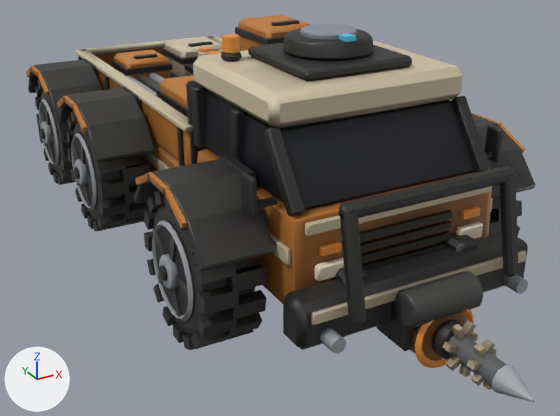
What one commit did to the glTF model assets/vehicles/ex_rover_3.glb.
Rendered twice from a 50 mm camera at (-4.34, -8.86, 4.51) aimed at (-0.09, -1.13, 0.65). The axes (+X, +Y, +Z) are drawn at lower left. The lights are the same throughout. The first picture is the older version. Where no turn or scale is listed for an object, it has been applied to the vertices. Vertices at exactly the same position are counted once.

Before the edit, the objects in view are built like this:
```python
me_mesh_0 = bpy.data.meshes.new('Mesh_0')
me_mesh_0.from_pydata(...)  # 5234 vertices, 9672 faces; spans x 0.0..4.14, y -7.99..0.0, z 0.96..3.8
# faces by material slot: [5864, 552, 1748, 796, 80, 88, 544]
me_mesh_0.materials.append(mat_dark)
me_mesh_0.materials.append(mat_chrome)
me_mesh_0.materials.append(mat_trim)
me_mesh_0.materials.append(mat_hull)
me_mesh_0.materials.append(mat_glass)
me_mesh_0.materials.append(mat_lamp)
me_mesh_0.materials.append(mat_glow)
me_mesh_3 = bpy.data.meshes.new('Mesh_3')
me_mesh_3.from_pydata(...)  # 716 vertices, 1264 faces; spans x 1.63..2.39, y -4.57..-2.96, z 0.0..1.62
# faces by material slot: [668, 312, 284]
me_mesh_3.materials.append(mat_tire)
me_mesh_3.materials.append(mat_dark)
me_mesh_3.materials.append(mat_chrome)
me_mesh_7 = bpy.data.meshes.new('Mesh_7')
me_mesh_7.from_pydata(...)  # 716 vertices, 1264 faces; spans x 1.63..2.39, y -4.57..-2.96, z 0.0..1.62
# faces by material slot: [668, 312, 284]
me_mesh_7.materials.append(mat_tire)
me_mesh_7.materials.append(mat_dark)
me_mesh_7.materials.append(mat_chrome)
ob_mesh_0 = bpy.data.objects.new('Mesh_0', me_mesh_0)
ob_mesh_0.location = (-2.07, 3.766, -0.808)
ob_mesh_3 = bpy.data.objects.new('Mesh_3', me_mesh_3)
ob_mesh_3.location = (-3.714, 1.466, -0.001)
ob_mesh_7 = bpy.data.objects.new('Mesh_7', me_mesh_7)
ob_mesh_7.location = (-3.714, 6.526, -0.001)
# also in view: 'Mesh_5' at (-1.7, 0.86, 0.81); 'Mesh_1' at (0.01, -4.73, 0.51)
```
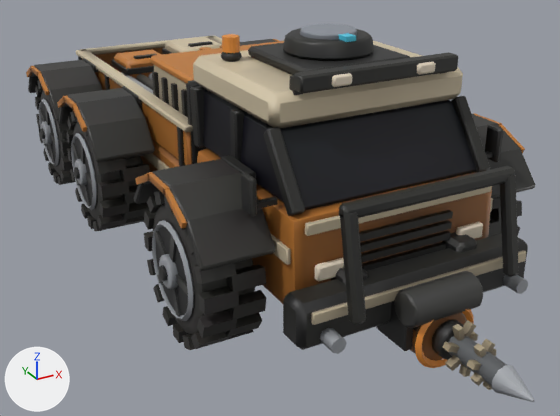
Changed parts and their boxes [x1, y1, x2, y2] in the pictures (560 x 416 px):
'Mesh_0', reshaped
    before: [26, 15, 535, 368]
    after: [26, 24, 535, 368]
part 1 of me_mesh_0, added
    after: [289, 75, 302, 95]
part 2 of me_mesh_0, added
    after: [152, 72, 160, 99]
part 3 of me_mesh_0, added
    after: [161, 77, 169, 105]
part 4 of me_mesh_0, added
    after: [171, 83, 179, 111]
part 5 of me_mesh_0, added
    after: [181, 89, 188, 117]
part 6 of me_mesh_0, rebuilt (not visible before)
    after: [154, 65, 186, 113]
part 7 of me_mesh_0, added
    after: [294, 52, 458, 94]
part 8 of me_mesh_0, added (orange)
    after: [150, 41, 284, 84]
part 9 of me_mesh_0, added
    after: [417, 62, 435, 75]
part 10 of me_mesh_0, added
    after: [332, 73, 352, 87]
part 11 of me_mesh_0, deleted
    before: [156, 15, 481, 256]
part 12 of me_mesh_0, recoloured
    both: [139, 29, 463, 122]
part 13 of me_mesh_0, recoloured
    before: [199, 47, 222, 55]
    after: [199, 47, 222, 50]

What the commit changed:
me_mesh_0 is used by ob_mesh_0; location (-2.07, 3.766, -0.808).
me_mesh_0 had 5234 vertices, 9672 faces and spanned x 0.0..4.14, y -7.99..0.0, z 0.96..3.8.
me_mesh_0 now has 5330 vertices, 9836 faces and spans x 0.0..4.14, y -7.99..0.0, z 0.96..3.8.
me_mesh_0 part 1: a new loose piece, a box spanning x 1.179..1.271, y -6.63..-6.538, z 3.417..3.578, in mat_dark.
me_mesh_0 part 2: a new loose piece, a box spanning x 1.012..1.07, y -3.352..-3.272, z 2.148..2.93, in mat_dark.
me_mesh_0 part 3: a new loose piece, a box spanning x 1.012..1.07, y -3.678..-3.598, z 2.148..2.93, in mat_dark.
me_mesh_0 part 4: a new loose piece, a box spanning x 1.012..1.07, y -4.004..-3.923, z 2.148..2.93, in mat_dark.
me_mesh_0 part 5: a new loose piece, a box spanning x 1.012..1.07, y -4.33..-4.249, z 2.148..2.93, in mat_dark.
me_mesh_0 part 6: the loose piece of 24 vertices spanning x 2.09..3.01, y -4.43..-3.17, z 2.13..2.94 is rebuilt with 32 vertices and now spans x 1.06..3.08, y -4.46..-3.14, z 2.1..3.08.
me_mesh_0 part 7: a new loose piece of 32 vertices spanning x 1.16..2.98, y -6.78..-6.62, z 3.46..3.62, in mat_dark.
me_mesh_0 part 8: a new loose piece of 32 vertices spanning x 1.04..3.1, y -4.48..-3.12, z 3.0..3.11, in mat_hull.
me_mesh_0 part 9: a new loose piece of 24 vertices spanning x 2.45..2.66, y -6.82..-6.74, z 3.49..3.6, in mat_lamp.
me_mesh_0 part 10: a new loose piece of 24 vertices spanning x 1.48..1.69, y -6.82..-6.74, z 3.49..3.6, in mat_lamp.
me_mesh_0 part 11: 10 loose pieces with 160 vertices, spanning x 1.1..3.04, y -7.26..-3.15, z 2.06..3.55, are deleted.
me_mesh_0 part 12: 1146 kept faces spanning x 0.0..4.14, y -7.94..-0.03, z 0.97..3.8 get new vertex colours.
me_mesh_0 part 13: 168 faces spanning x 2.33..2.85, y -2.49..-1.66, z 2.75..2.81 switch from mat_glow to mat_hull.
Other edits to the shape of me_mesh_0 do not show in these pictures.
